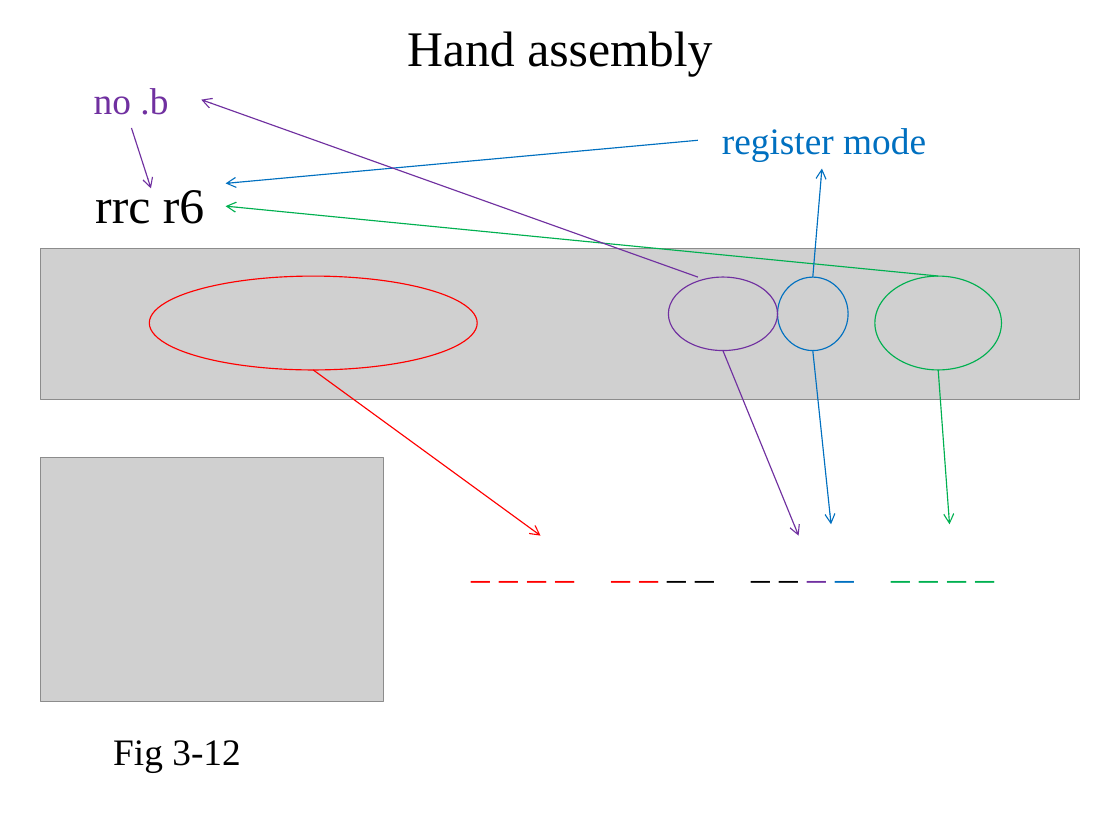
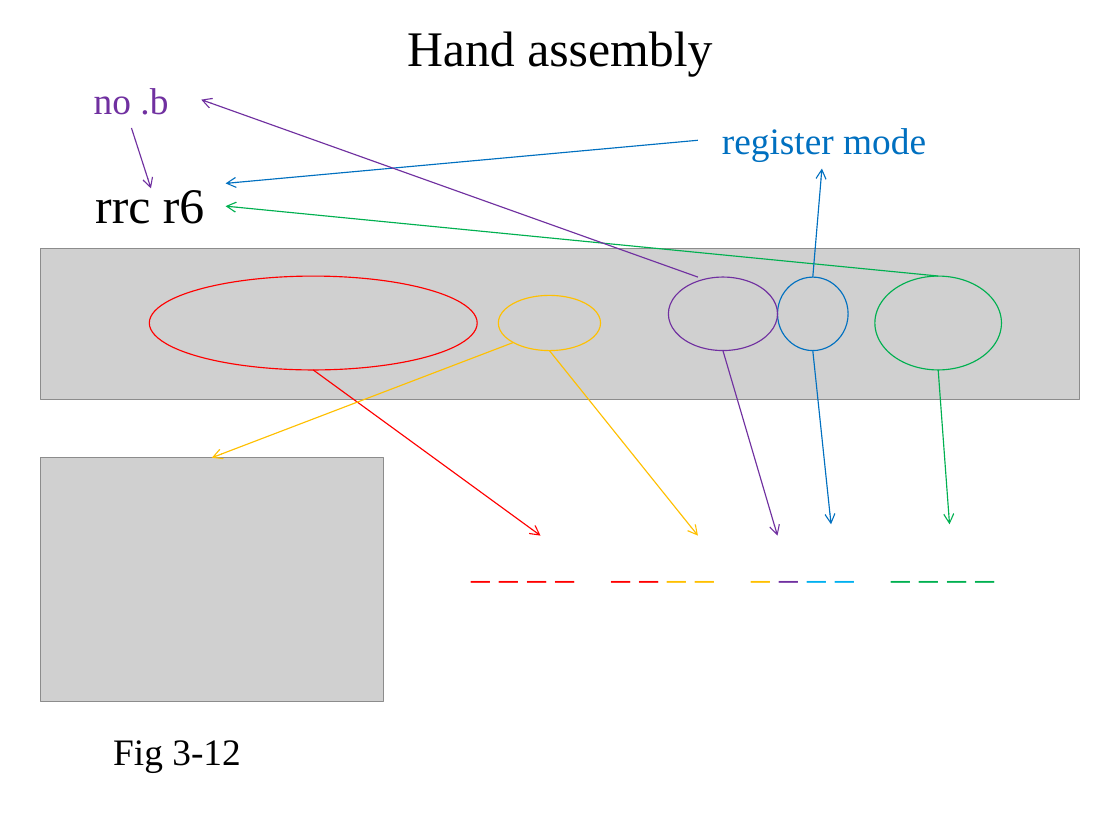
Before and after one commit to pw4rn3r/ECE382, a slide deck: slide 18 of notes/L4/Lsn4.pptx. Drawn at 1120x840 pixels with LibreOffice and Linux fonts; fonts in the diff are those of the drawing; grey boxes stand for pictures. Boxes give left, top, right and bottom in pixels: in the first picture for what was removed or moved away, otherwise in the second. Text is boxed around its words. In the diff, an @@ line names an element or a change of style, - is before the commit and + after.

```diff
--- a/notes/L4/Lsn4.pptx
+++ b/notes/L4/Lsn4.pptx
@@ ellipse added at [498,296,600,351], outline #FFC000 0.75 pt @@
@@ arrow added from (513, 343) to (212, 458), #FFC000 0.75 pt @@
@@ arrow added from (550, 351) to (698, 535), #FFC000 0.75 pt @@
@@ arrow moved from (722, 351) - (799, 535) to (722, 351) - (777, 535) @@
@@ text "_ _ _ _ _ ..." at [460,535,1019,591]: text colour #000000 to #FFC000 in "_ _ _"; text colour #000000 to #7030A0, text colour #7030A0 to #00B0F0, text colour #0070C0 to #00B0F0 in "_" @@
```
Also in this commit, not shown: 2 other slides changed.
